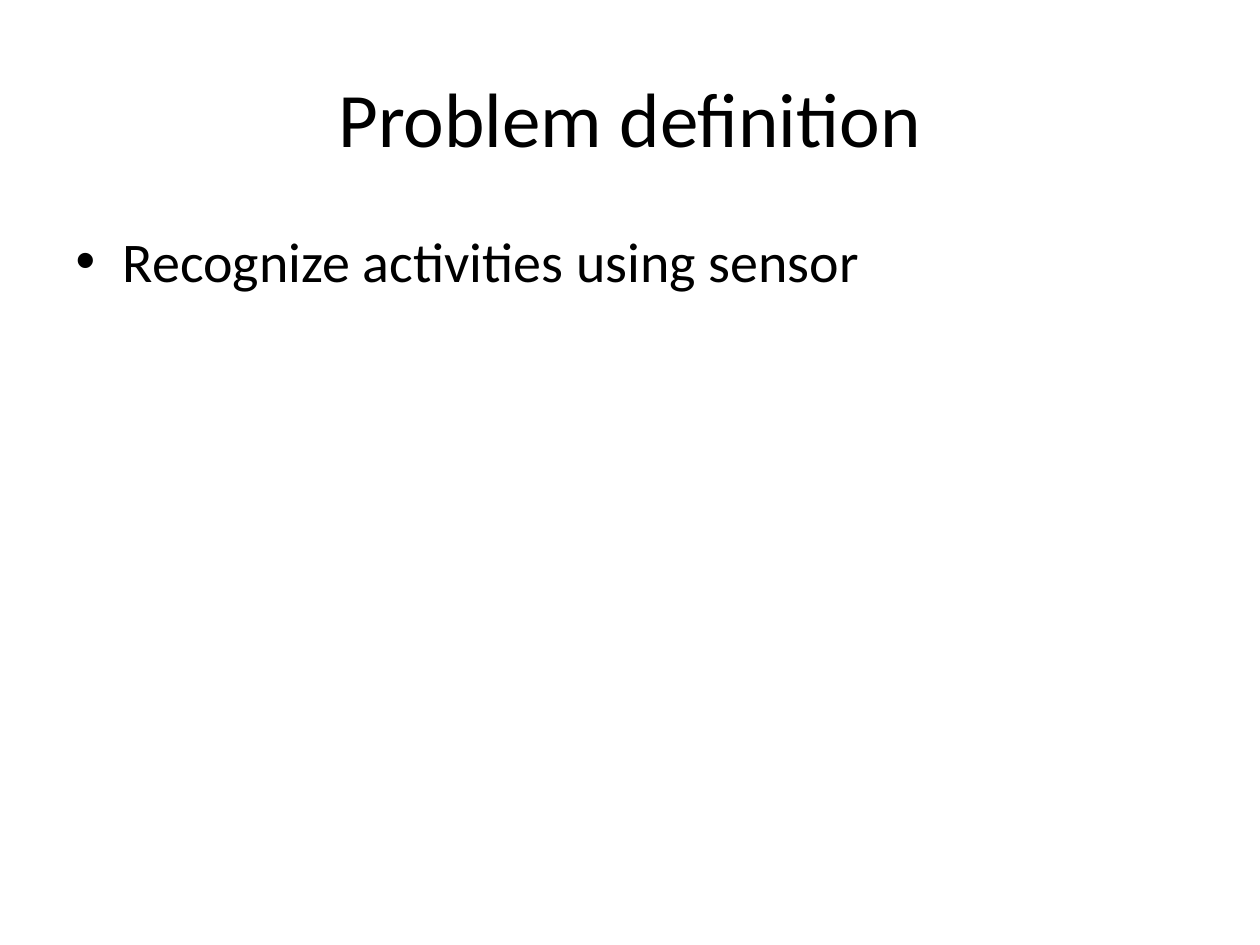
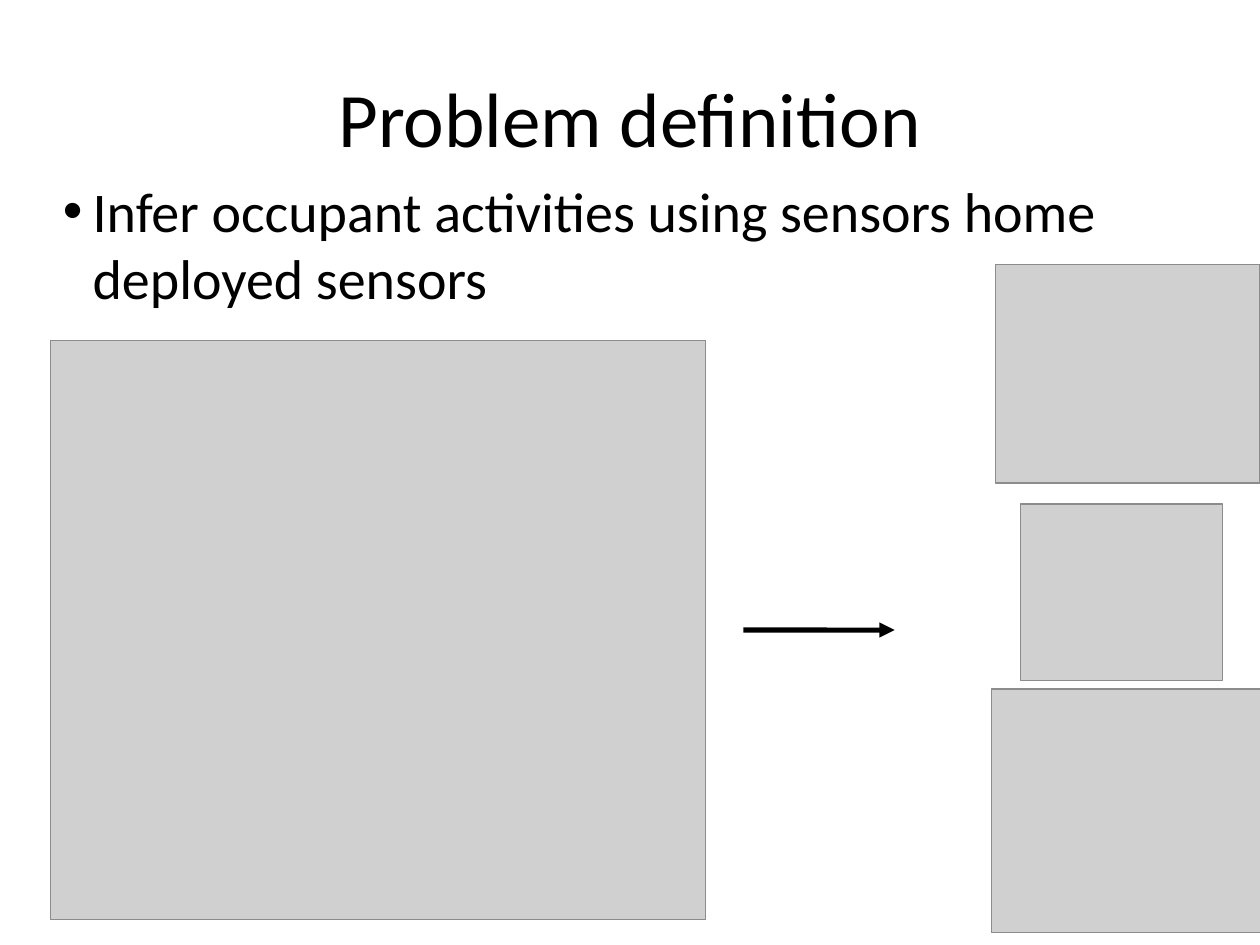
Before and after one commit to ppegusii/cs689-final, a slide deck: slide 4 of doc/slides.pptx. Drawn at 1260x945 pixels with LibreOffice and Linux fonts; fonts in the diff are those of the drawing; grey boxes stand for pictures. Boxes give left, top, right and bottom in pixels: in the first picture for what was removed or moved away, otherwise in the second. Text is boxed around its words. In the diff, an @@ line names an element or a change of style, - is before the commit and + after.

Commit message:
Slide updates

```diff
--- a/doc/slides.pptx
+++ b/doc/slides.pptx
@@ text added at <box>93,193,1096,308</box>, 32 pt, text #000000 @@
+• Infer occupant activities using sensors home deployed sensors
@@ text removed at <box>123,243,859,292</box> @@
-• Recognize activities using sensor
@@ picture added at <box>995,265,1260,483</box> @@
@@ picture added at <box>50,340,706,920</box> @@
@@ picture added at <box>1021,504,1222,680</box> @@
@@ arrow added from (743, 630) to (895, 630), #000000 2.89 pt @@
@@ picture added at <box>992,689,1260,932</box> @@
```
Also in this commit, not shown: 8 other slides changed, 1 slide added, 1 slide removed.
